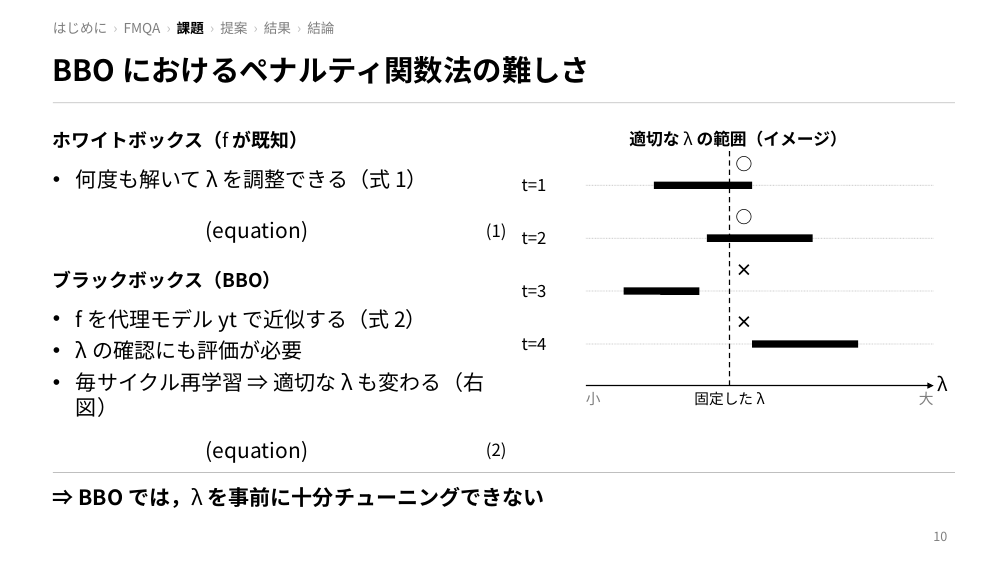
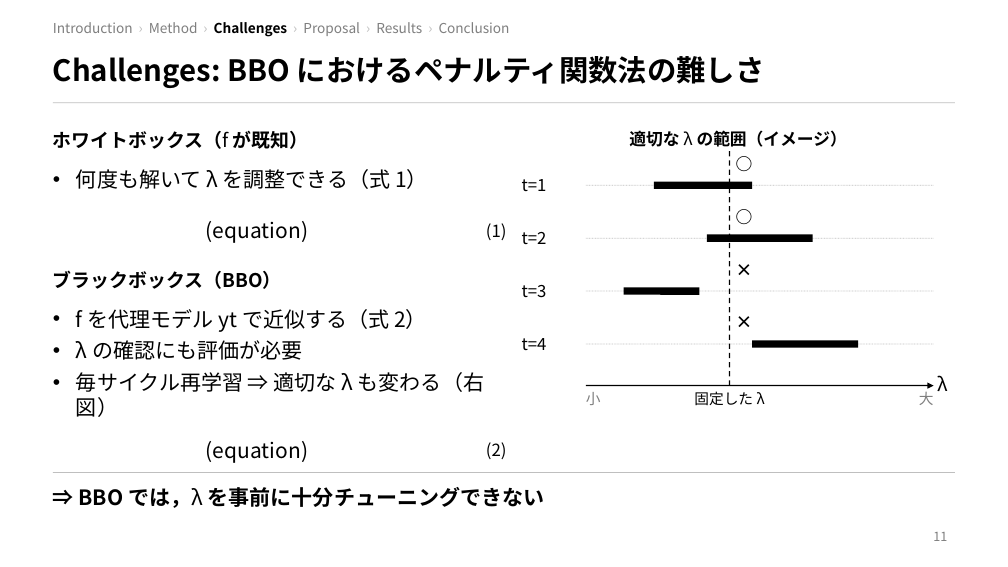
Before and after one commit to taiga-hayashi/QAOA_BBO_Public, a slide deck: slide 11 of docs/slide/slide_ja.pptx (slide 10 before the commit). Drawn at 1008x567 pixels with LibreOffice and Linux fonts; fonts in the diff are those of the drawing. Boxes give left, top, right and bottom in pixels: in the first picture for what was removed or moved away, otherwise in the second. Text is boxed around its words. In the diff, an @@ line names an element or a change of style, - is before the commit and + after.

```diff
--- a/docs/slide/slide_ja.pptx
+++ b/docs/slide/slide_ja.pptx
@@ text at (53,22,510,37): text changed @@
-はじめに › FMQA › 課題 › 提案 › 結果 › 結論
+Introduction › Method › Challenges › Proposal › Results › Conclusion
@@ title at (53,56,765,88): text changed @@
-BBO におけるペナルティ関数法の難しさ
+Challenges: BBO におけるペナルティ関数法の難しさ
@@ page number at (933,532,947,541): text changed @@
-10
+11
```
Also in this commit, not shown: 21 other slides changed, 4 slides added, 1 slide removed.
